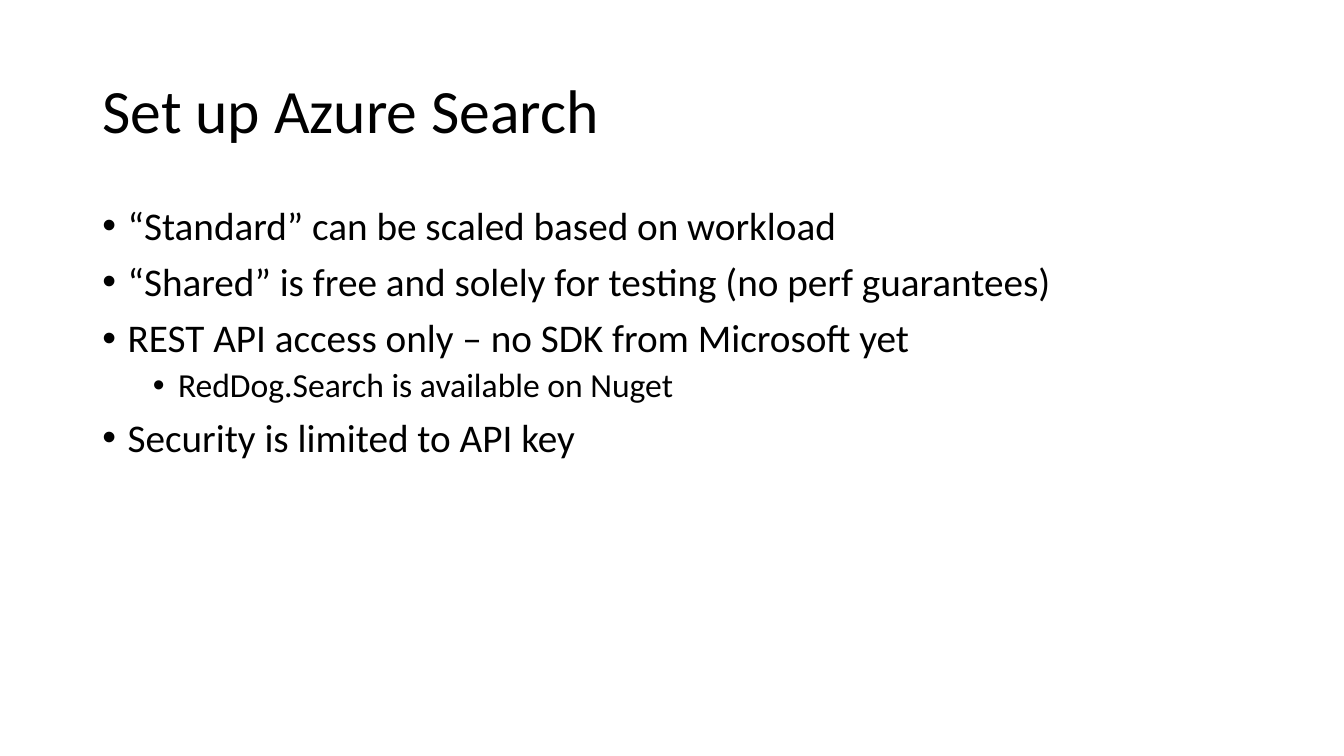
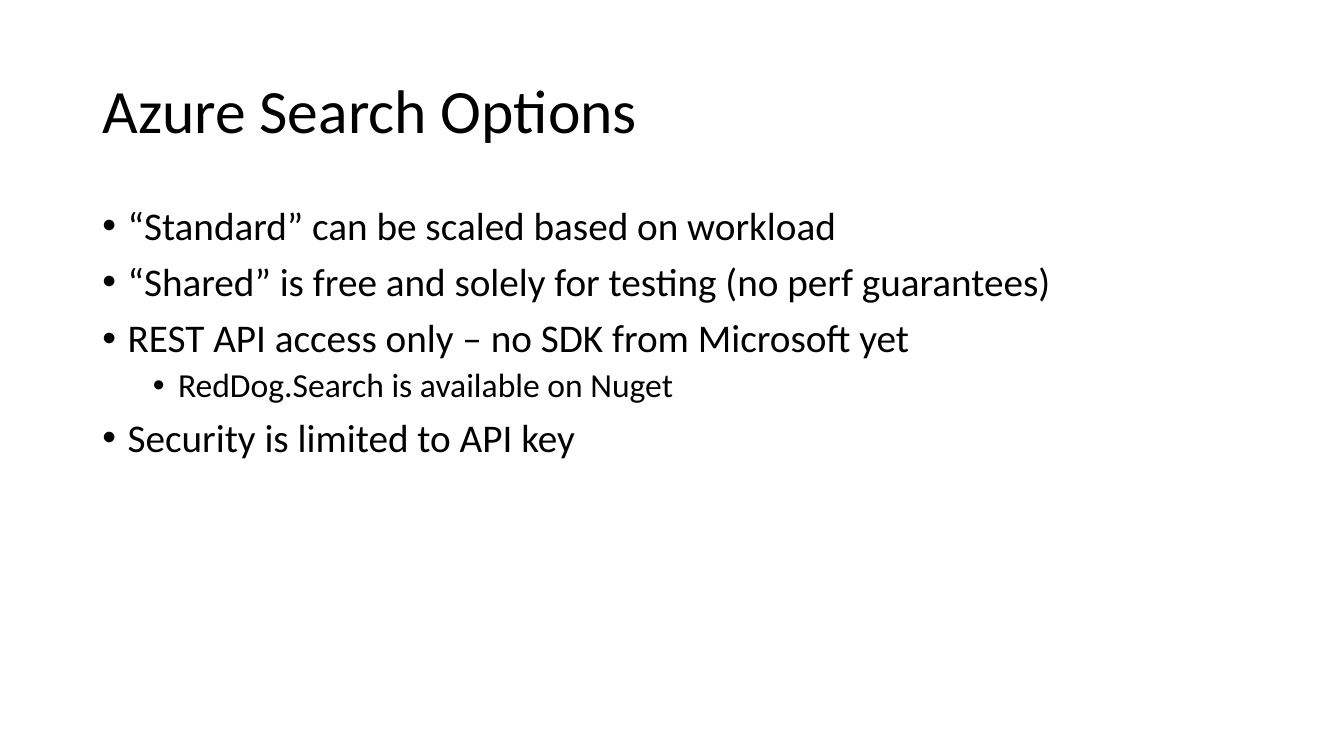
Before and after one commit to asiemer/AzureJeeps, a slide deck: slide 43 of docs/presentation.pptx (slide 38 before the commit). Drawn at 1344x756 pixels with LibreOffice and Linux fonts; fonts in the diff are those of the drawing. Boxes give left, top, right and bottom in pixels: in the first picture for what was removed or moved away, otherwise in the second. Text is boxed around its words. In the diff, an @@ line names an element or a change of style, - is before the commit and + after.

```diff
--- a/docs/presentation.pptx
+++ b/docs/presentation.pptx
@@ title at (102,90,637,143): text changed @@
-Set up Azure Search
+Azure Search Options
```
Also in this commit, not shown: 3 other slides changed, 28 slides added, 4 other files.
